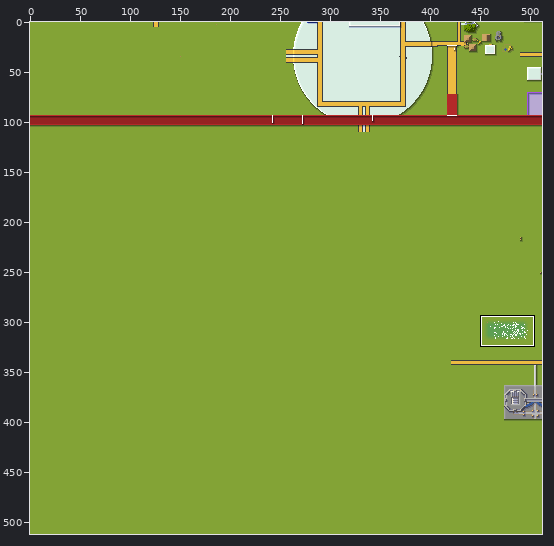
Sprite sheet -- tiles/-1,0.png. The picture above shows the old version from afar; the outline marks the close-up.
Close-up. Before the commit:
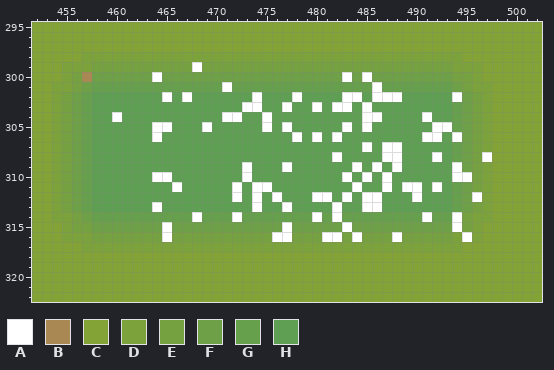
The file is 512x512 pixels. Colours within 5 levels of each other are drawn and written as one. Shown: x 452..502, y 295..322. The commit also changed other parts of the picture, which this record leaves out.
Palette (. is transparent): A #ffffff  B #aa8854  C #83a336  D #7ca23b  E #75a141  F #6da047  G #66a04c  H #5e9f53
Pixels before, first column x 452:
295 CCCCCCCCCCCCCCCCCCCCCCCCCCCCCCCCCCCCCCCCCCCCCCCCCCC
296 CCCCCCCCCCCCCCCCCCCCCCCCCCCCCCCCCCCCCCCCCCCCCCCCCCC
297 CCCCCCCCCCCCCCCCCCCCCCCCCCCCCCCCCCCCCCCCCCCCCCCCCCC
298 CCCCCDDDDDDDDDDDDDDDDDDDDDDDDDDDDDDDDDDDDDDCCCCCCCC
299 CCCDDDEEEEEEEEEEAEEEEEEEEEEEEEEEEEEEEEEEEEDDDCCCCCC
300 CCCDEBFFFFFFAFFFFFFFFFFFFFFFFFFAFAFFFFFFFFEEDCCCCCC
301 CCDDEFGGGGGGGGGGGGGAGGGGGGGGGGGGGGAGGGGGGGFEDDCCCCC
302 CCDEFGHHHHHHHAHAHHHHHHAHHHAHHHHAAHAAAHHHHHAFEDCCCCC
303 CCDEFGHHHHHHHHHHHHHHHAAHHAHHAHAAHAHHHHHHHHGFEDCCCCC
304 CCDEFGHHAHHHHHHHHHHAAHHAHHHHHHHHHAAHHHHAHHGFEDCCCCC
305 CCDEFGHHHHHHAAHHHAHHHHHAHAHHHHHAHAHHHHHHAAGFEDCCCCC
306 CCDEFGHHHHHHAHHHHHHHHHHHHHAHAHAHHHHHHHHAAHAFEDCCCCC
307 CCDEFGHHHHHHHHHHHHHHHHHHHHHHHHHHHAHAAHHHHHGFEDCCCCC
308 CCDEFGHHHHHHHHHHHHHHHHHHHHHHHHAHHHHAAHHHAHGFEACCCCC
309 CCDEFGHHHHHHHHHHHHHHHAHHHAHHHHHHAHAHAHHHHHAFEDCCCCC
310 CCDEFGHHHHHHAAHHHHHHHAHHHHHHHHHAHAHAHHHHHHAAEDCCCCC
311 CCDEFGHHHHHHHHAHHHHHAHAAHHHHHHHHAHHAHAAHAHGFEDCCCCC
312 CCDEFGHHHHHHHHHHHHHHAHAHAHHHAAHAHAAHHHAHHHGFADCCCCC
313 CCDEFGHHHHHHAHHHHHHHHHAHHAHHHHAHHAAHHHHHHHGFEDCCCCC
314 CCDDEFGGGGGGGGGGAGGGAGGGGGGGAGAGGGGGGGGAGGAEDDCCCCC
315 CCCDEEFFFFFFFAFFFFFFFFFFFAFFFFFAFFFFFFFFFFAEDCCCCCC
316 CCCDDDEEEEEEEAEEEEEEEEEEAAEEEAAEAEEEAEEEEEDADCCCCCC
317 CCCCCDDDDDDDDDDDDDDDDDDDDDDDDDDDDDDDDDDDDDDCCCCCCCC
318 CCCCCCCCCCCCCCCCCCCCCCCCCCCCCCCCCCCCCCCCCCCCCCCCCCC
319 CCCCCCCCCCCCCCCCCCCCCCCCCCCCCCCCCCCCCCCCCCCCCCCCCCC
320 CCCCCCCCCCCCCCCCCCCCCCCCCCCCCCCCCCCCCCCCCCCCCCCCCCC
321 CCCCCCCCCCCCCCCCCCCCCCCCCCCCCCCCCCCCCCCCCCCCCCCCCCC
322 CCCCCCCCCCCCCCCCCCCCCCCCCCCCCCCCCCCCCCCCCCCCCCCCCCC
Once edited:
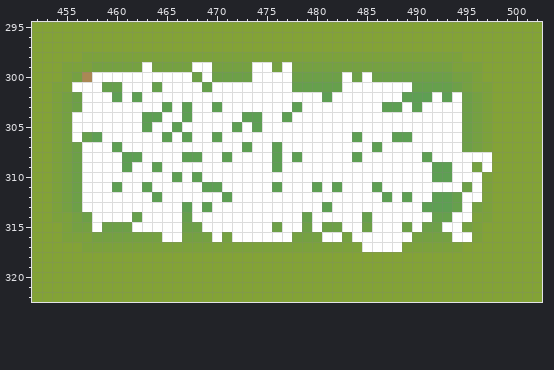
What changed:
Changed rows in their new state; - is an unchanged pixel.
first column x 456:
299 -------A-----A----AA-A--------------------
300 --AAAAAA-AAA-A----AAAA--------------------
301 AAA--AAA-AAAA-A-AAAAAA-----AAA-AAA--------
302 -AAA-A-AA-A-AAAAAA-AAA-AA-A--A------A-----
303 -AAAAAAAA-A-AA-AA--AA--A-A--A-A--A-AAAA---
304 AAAA-AA--AA-AAA-----A-AAAAAAA--AAAA-AAA---
305 AAAAAAA----AA-AA-A--A-AAAAA-A-AAAAAA--A---
306 A--AAAAA--A-AA-AAAAAAA-A-A-A-AAA--A--A----
307 -AAA-AAAAAAAAAAAA-AA-AAAAAAAA----AAAAAA---
308 -AAAA--AAAA--AA-AAAA-A-AAA-A-AA--AA--AAAA-
309 -AAAA-AA-AAAAAAAA-AA--AAAAAA-A-A-AAA---A-A
310 -AAAAAAA---A-AAAA-AAAAAAAAA-A-A-AAAA----A-
311 -AAA-AA-AA-AA--A-A---AAA-A-A-A--A--A-AA-A-
312 -AAAAAAA-AAAAAA--A-A-AAA--A-A---A--A---A--
313 -AAAAAAA-AA-A-AAAA-AA-AAA--AA--AAAA----A--
314 --AAAA-AAAA--AAA-AAAAAA--A-AA-AAAAA----A--
315 --A---AAA-A--AAAAAAA--A-A---A-AAA-A--A----
316 ----------A---A-AAAA---------AAA-A----A---
317 -----------------------------AAAA---------
